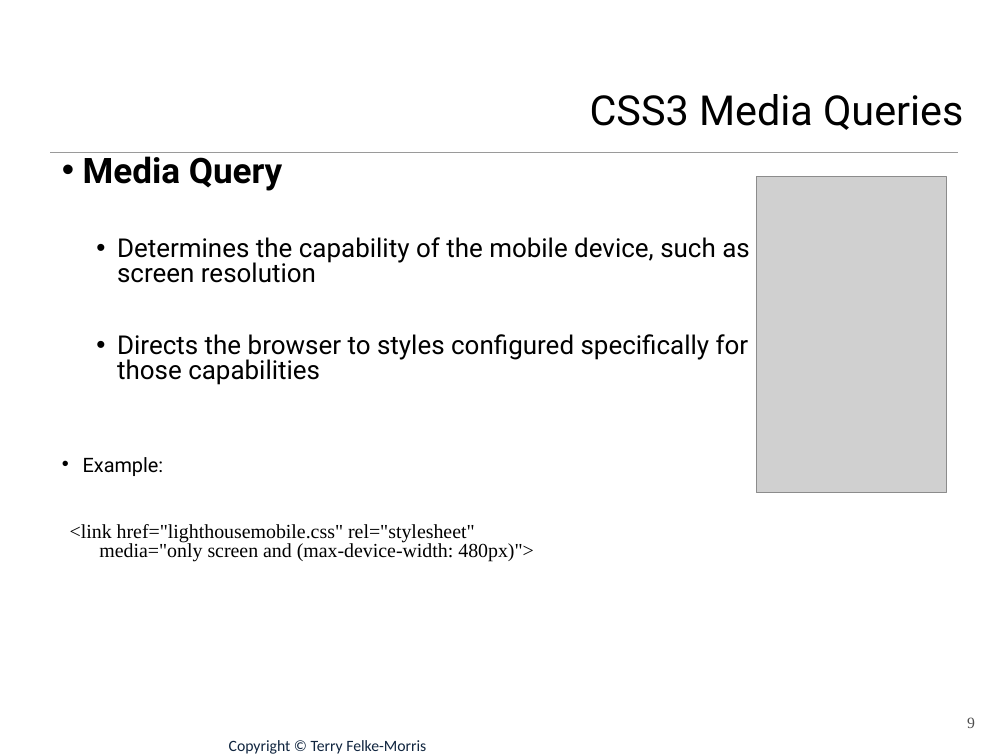
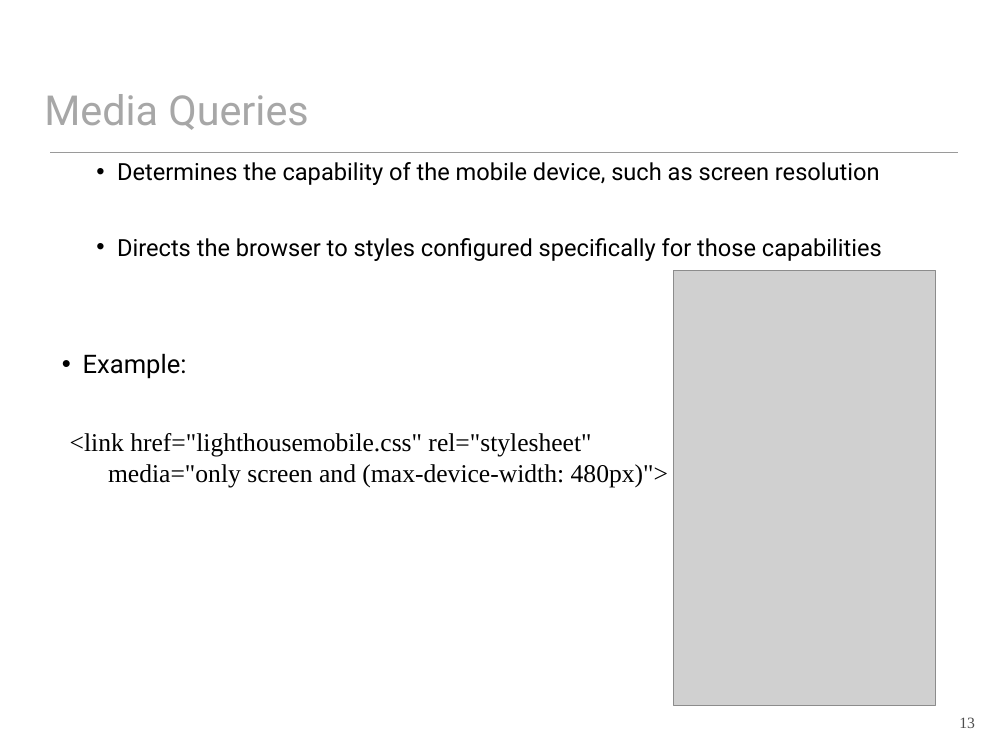
Before and after one commit to wit-web-dev-2015/web-dev-1, a slide deck: slide 13 of topic07/talk-1/a-css-layout-part2.pptx (slide 9 before the commit). Drawn at 1008x756 pixels with LibreOffice and Linux fonts; fonts in the diff are those of the drawing; grey boxes stand for pictures. Boxes give left, top, right and bottom in pixels: in the first picture for what was removed or moved away, otherwise in the second. Text is boxed around its words. In the diff, an @@ line names an element or a change of style, - is before the commit and + after.

```diff
--- a/topic07/talk-1/a-css-layout-part2.pptx
+++ b/topic07/talk-1/a-css-layout-part2.pptx
@@ title at (44,94,308,130): text changed; text colour #000000 to #A7A7A7 @@
-CSS3 Media Queries
+Media Queries
@@ text "Determines the capability of the ..." at (70,162,882,488): size 26.4 to 24 pt in "Determines the capability of the mobile device, ...", "Directs the browser to styles configured specifically ..."; size 20.1 to 26 pt in "Example:", "<link href="lighthousemobile.css" rel="stylesheet" media="on ..."; line spacing 0.8 to 1 @@
@@ text at (83,152,283,191): paragraph removed @@
-• Media Query
@@ picture: place and size @@
-picture at (756,177,946,493)
+picture at (674,270,936,705)
@@ page number at (959,717,975,728): text changed @@
-9
+13
@@ text removed at (229,740,426,754) @@
-Copyright © Terry Felke-Morris
```
Also in this commit, not shown: 14 other slides changed, 6 slides added, 5 slides removed, 32 other files.
